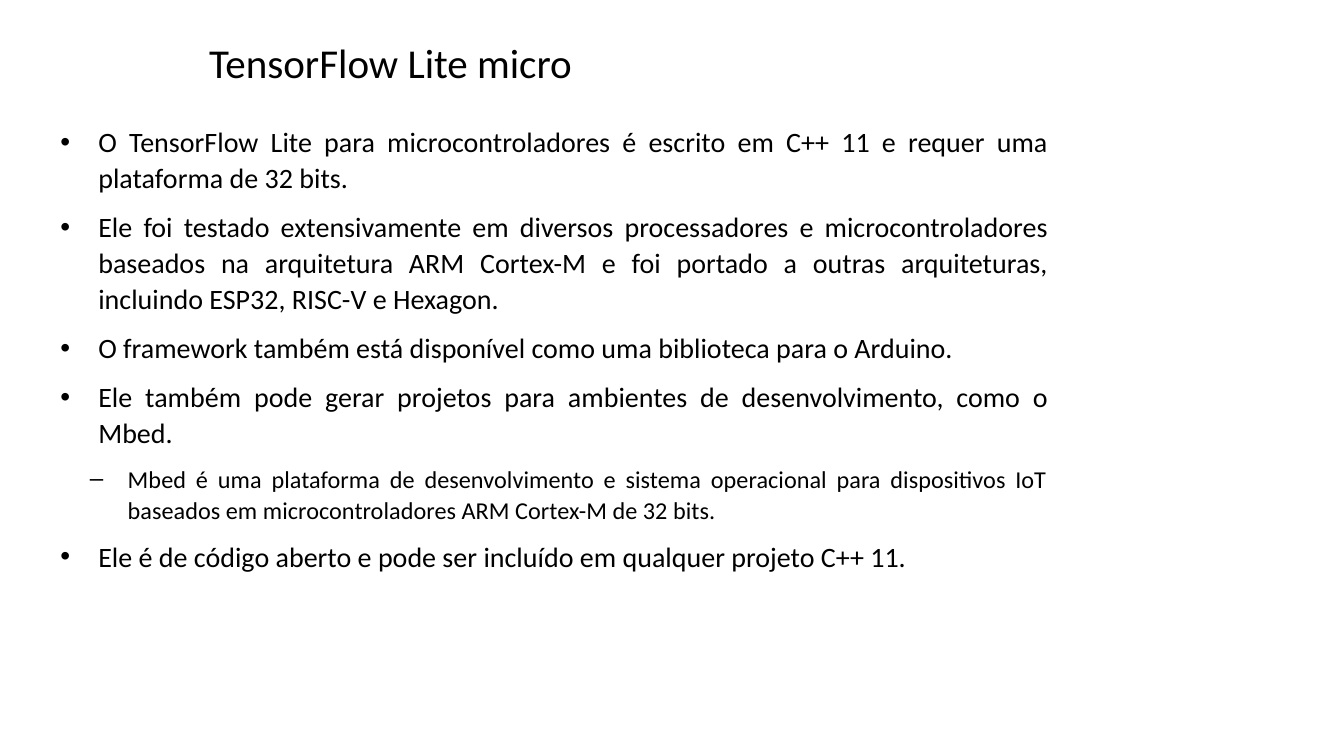
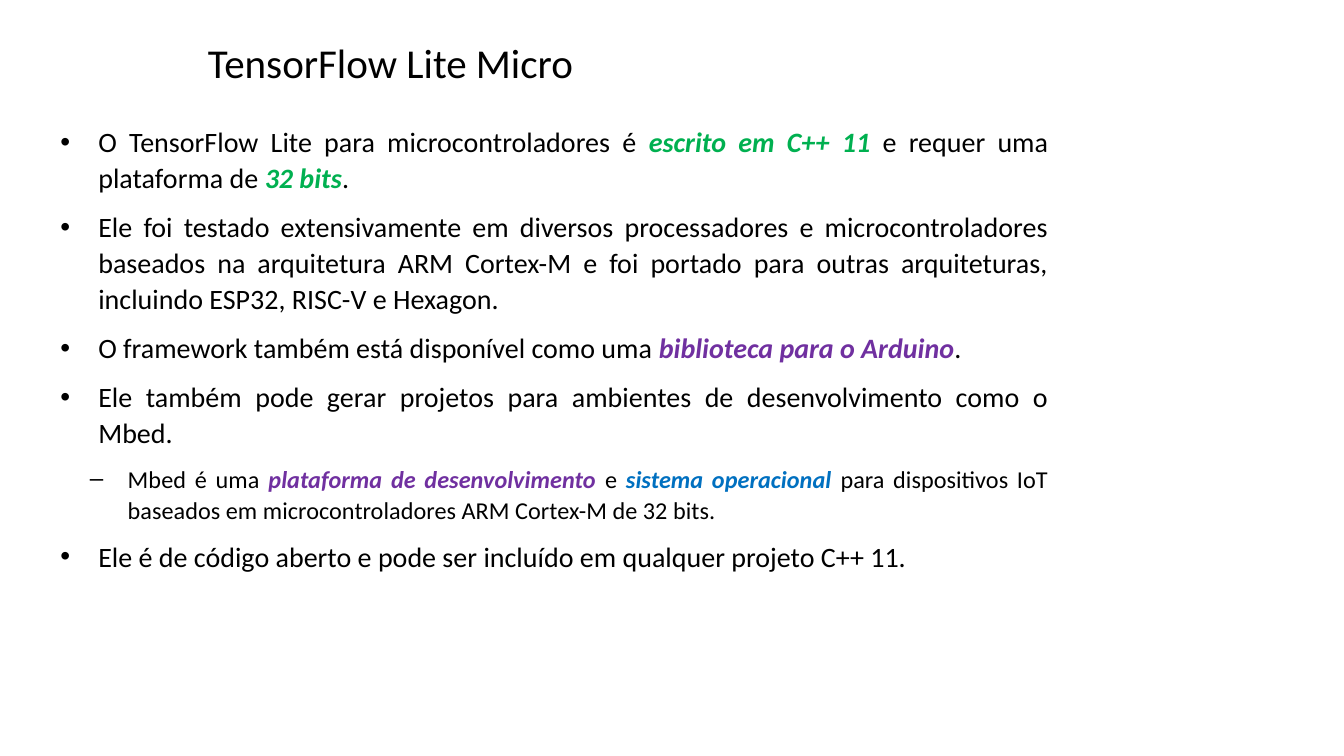
Before and after one commit to zz4fap/tp557-iot-ml, a slide deck: slide 40 of slides/TP557_14_introducao_tensorflowlite.pptx. Drawn at 1344x756 pixels with LibreOffice and Linux fonts; fonts in the diff are those of the drawing; background and template pictures are left out. Boxes give left, top, right and bottom in pixels: in the first picture for what was removed or moved away, otherwise in the second. Text is boxed around its words. In the diff, an @@ line names an element or a change of style, - is before the commit and + after.

```diff
--- a/slides/TP557_14_introducao_tensorflowlite.pptx
+++ b/slides/TP557_14_introducao_tensorflowlite.pptx
@@ title at box(208, 49, 573, 79): text changed @@
-TensorFlow Lite micro
+TensorFlow Lite Micro
@@ text at box(98, 132, 1049, 519): text colour #000000 to #00B050 in "escrito em C++ 11 32 bits."; bold on, italic on in "escrito em C++ 11 32 bits.", "biblioteca para o Arduino.", "plataforma de desenvolvimento sistema operacional"; text colour #000000 to #7030A0 in "biblioteca para o Arduino.", "plataforma de desenvolvimento"; text colour #000000 to #0070C0 in "sistema operacional" @@
@@ text at box(98, 217, 1048, 314): text changed @@
-• Ele foi testado extensivamente em diversos processadores e microcontroladores baseados na arquitetura ARM Cortex-M e foi portado a outras arquiteturas, incluindo ESP32, RISC-V e Hexagon.
+• Ele foi testado extensivamente em diversos processadores e microcontroladores baseados na arquitetura ARM Cortex-M e foi portado para outras arquiteturas, incluindo ESP32, RISC-V e Hexagon.
@@ text at box(98, 387, 1048, 443): text changed @@
-• Ele também pode gerar projetos para ambientes de desenvolvimento, como o Mbed.
+• Ele também pode gerar projetos para ambientes de desenvolvimento como o Mbed.
```
Also in this commit, not shown: 26 other slides changed.
